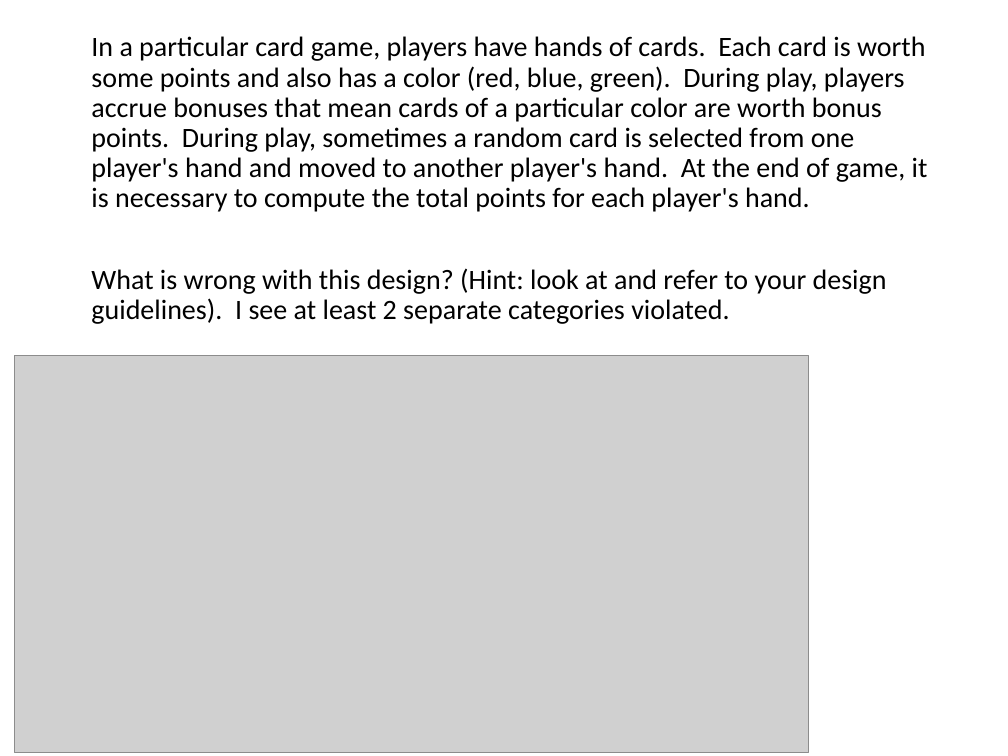
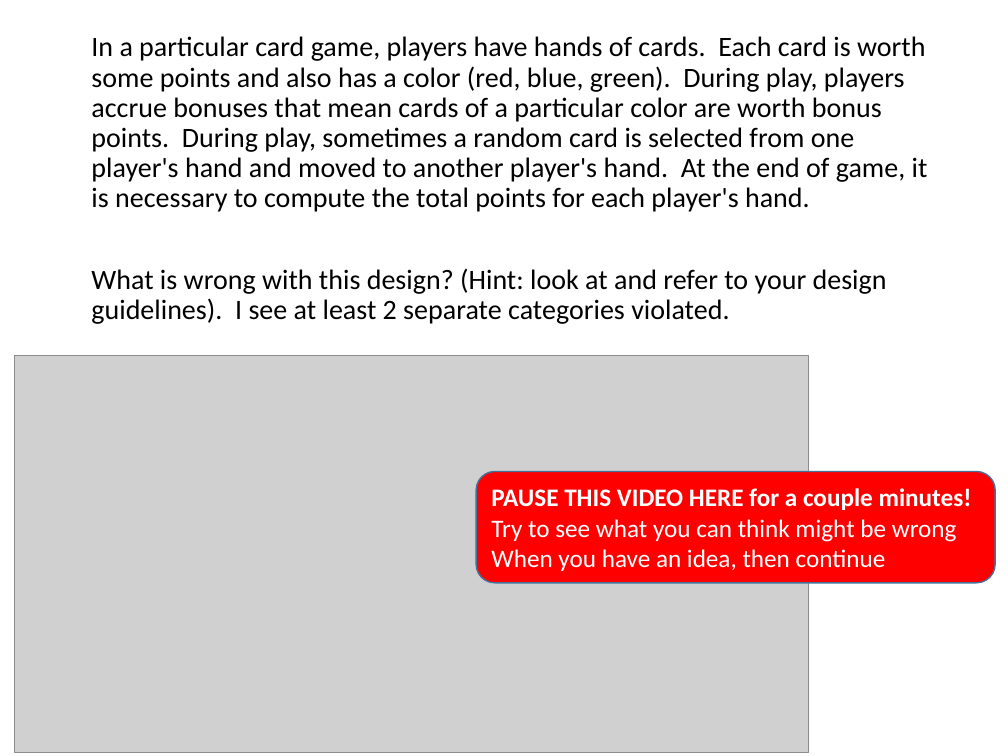
Before and after one commit to RHIT-CSSE/csse220, a slide deck: slide 42 of ClassMaterials/SETechniques/Slides/SoftwareEngineeringTechniques.pptx (slide 37 before the commit). Drawn at 1008x756 pixels with LibreOffice and Linux fonts; fonts in the diff are those of the drawing; grey boxes stand for pictures. Boxes give left, top, right and bottom in pixels: in the first picture for what was removed or moved away, otherwise in the second. Text is boxed around its words. In the diff, an @@ line names an element or a change of style, - is before the commit and + after.

```diff
--- a/ClassMaterials/SETechniques/Slides/SoftwareEngineeringTechniques.pptx
+++ b/ClassMaterials/SETechniques/Slides/SoftwareEngineeringTechniques.pptx
@@ rounded rectangle added at [476,472,995,583], fill #FF0000, outline #43739E 1 pt, 18 pt, text #FFFFFF @@
+PAUSE THIS VIDEO HERE for a couple minutes!
+Try to see what you can think might be wrong
+When you have an idea, then continue
```
Also in this commit, not shown: 16 other slides changed, 6 slides added, 1 other file.
